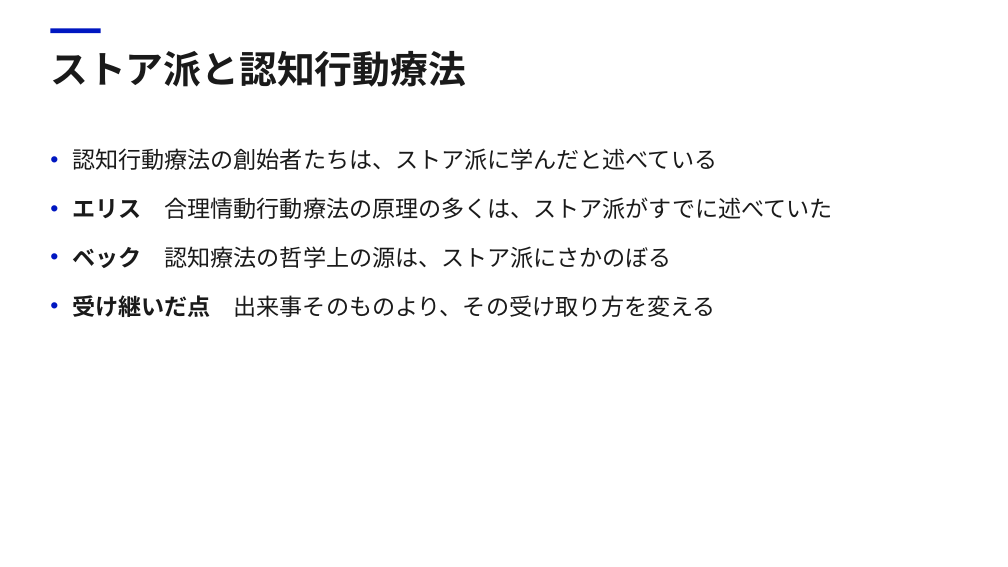
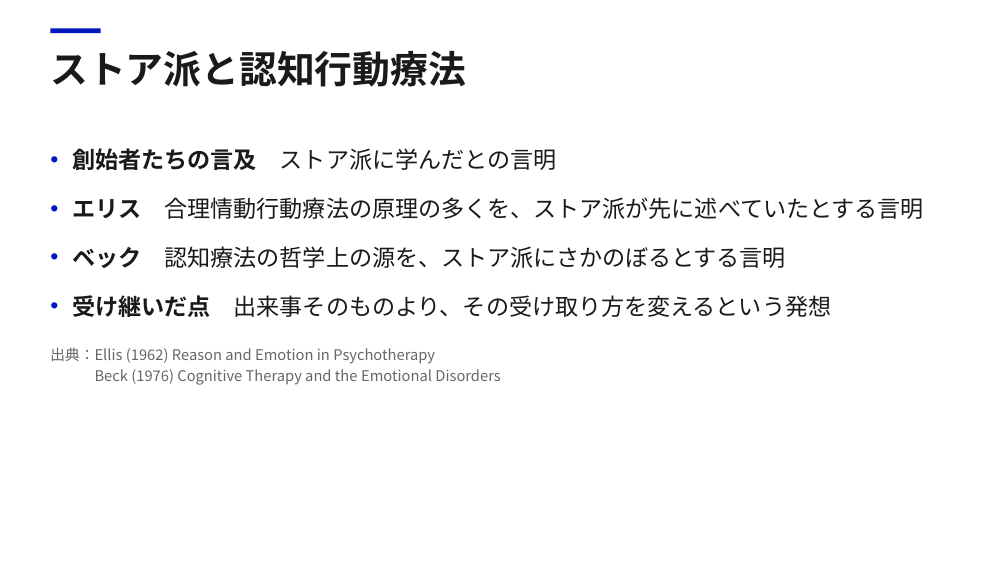
Before and after one commit to Daisetsu1980/markitdown, a slide deck: slide 18 of work/幸福_第2回/幸福_第2回.pptx. Drawn at 1008x567 pixels with LibreOffice and Linux fonts; fonts in the diff are those of the drawing. Boxes give left, top, right and bottom in pixels: in the first picture for what was removed or moved away, otherwise in the second. Text is boxed around its words. In the diff, an @@ line names an element or a change of style, - is before the commit and + after.

```diff
--- a/work/幸福_第2回/幸福_第2回.pptx
+++ b/work/幸福_第2回/幸福_第2回.pptx
@@ text at (72,148,924,317): text changed @@
-• 認知行動療法の創始者たちは、ストア派に学んだと述べている
-• エリス 合理情動行動療法の原理の多くは、ストア派がすでに述べていた
-• ベック 認知療法の哲学上の源は、ストア派にさかのぼる
-• 受け継いだ点 出来事そのものより、その受け取り方を変える
+• 創始者たちの言及 ストア派に学んだとの言明
+• エリス 合理情動行動療法の原理の多くを、ストア派が先に述べていたとする言明
+• ベック 認知療法の哲学上の源を、ストア派にさかのぼるとする言明
+• 受け継いだ点 出来事そのものより、その受け取り方を変えるという発想
@@ text added at (50,347,500,385), 14 pt, text #666666 @@
+出典：Ellis (1962) Reason and Emotion in Psychotherapy
+Beck (1976) Cognitive Therapy and the Emotional Disorders
```
Also in this commit, not shown: 20 other slides changed, 25 other files.
